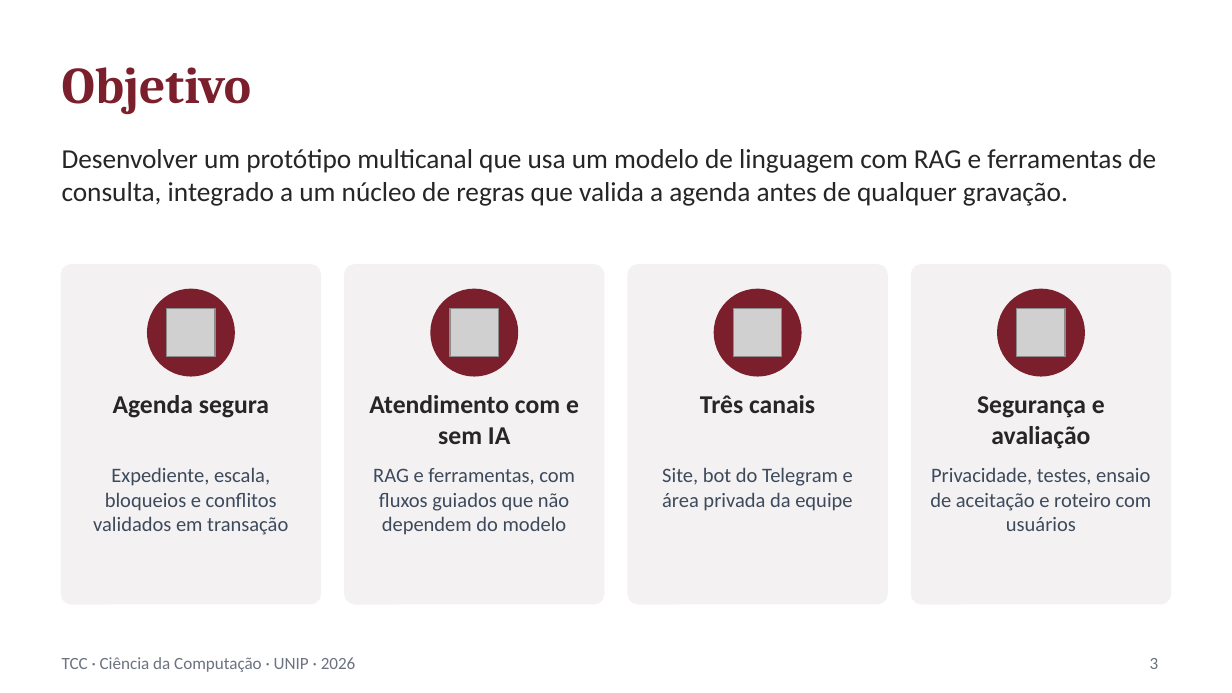
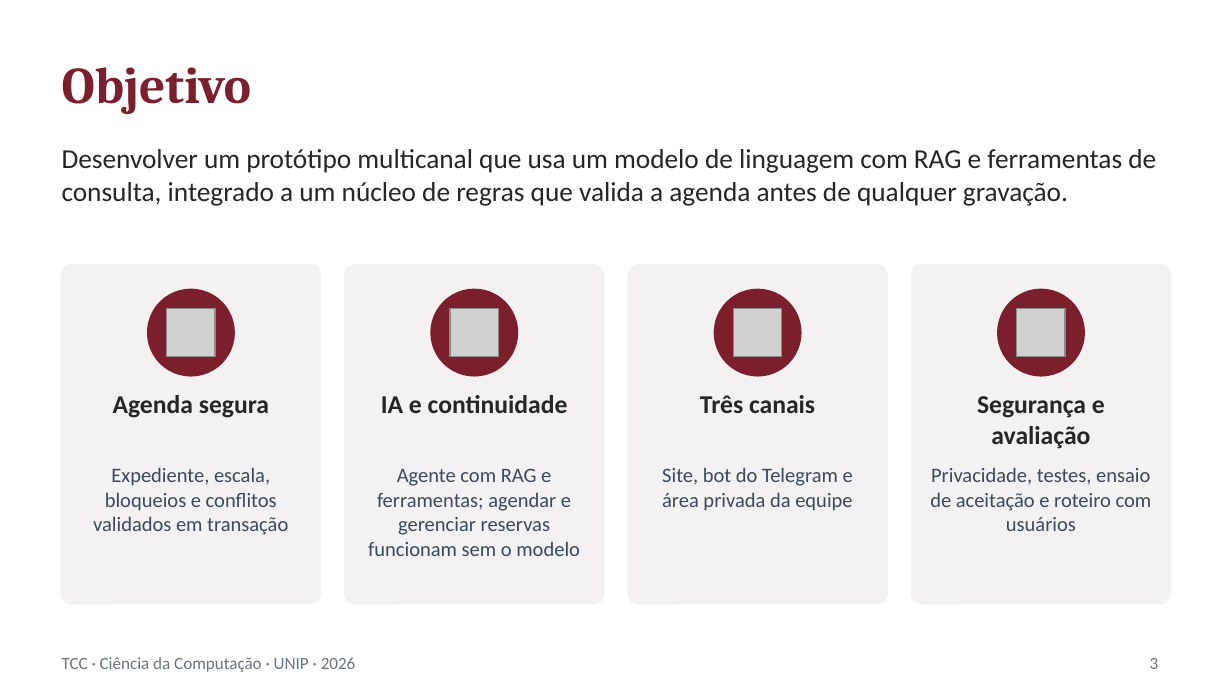
Before and after one commit to JoaoLeca/TCC-PARCIAL, a slide deck: slide 3 of docs/apresentacao/apresentacao_tcc.pptx. Drawn at 1232x693 pixels with LibreOffice and Linux fonts; fonts in the diff are those of the drawing; grey boxes stand for pictures. Boxes give left, top, right and bottom in pixels: in the first picture for what was removed or moved away, otherwise in the second. Text is boxed around its words. In the diff, an @@ line names an element or a change of style, - is before the commit and + after.

```diff
--- a/docs/apresentacao/apresentacao_tcc.pptx
+++ b/docs/apresentacao/apresentacao_tcc.pptx
@@ text at (381, 395, 568, 413): text changed @@
-Atendimento com e sem IA
+IA e continuidade
@@ text at (368, 468, 580, 556): text changed @@
-RAG e ferramentas, com fluxos guiados que não dependem do modelo
+Agente com RAG e ferramentas; agendar e gerenciar reservas funcionam sem o modelo
```
Also in this commit, not shown: 11 other slides changed, 1 slide added, 14 other files.
